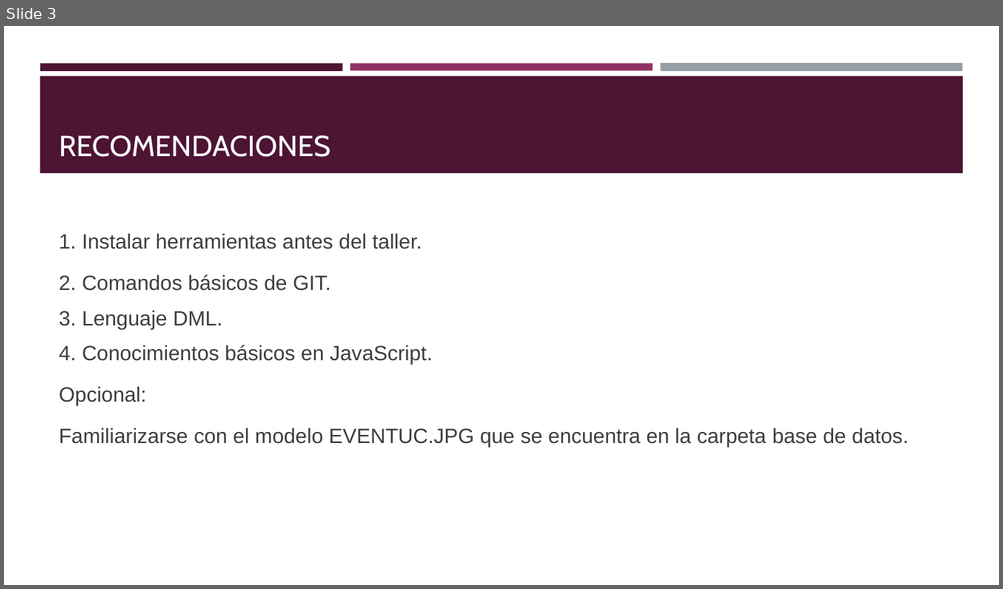
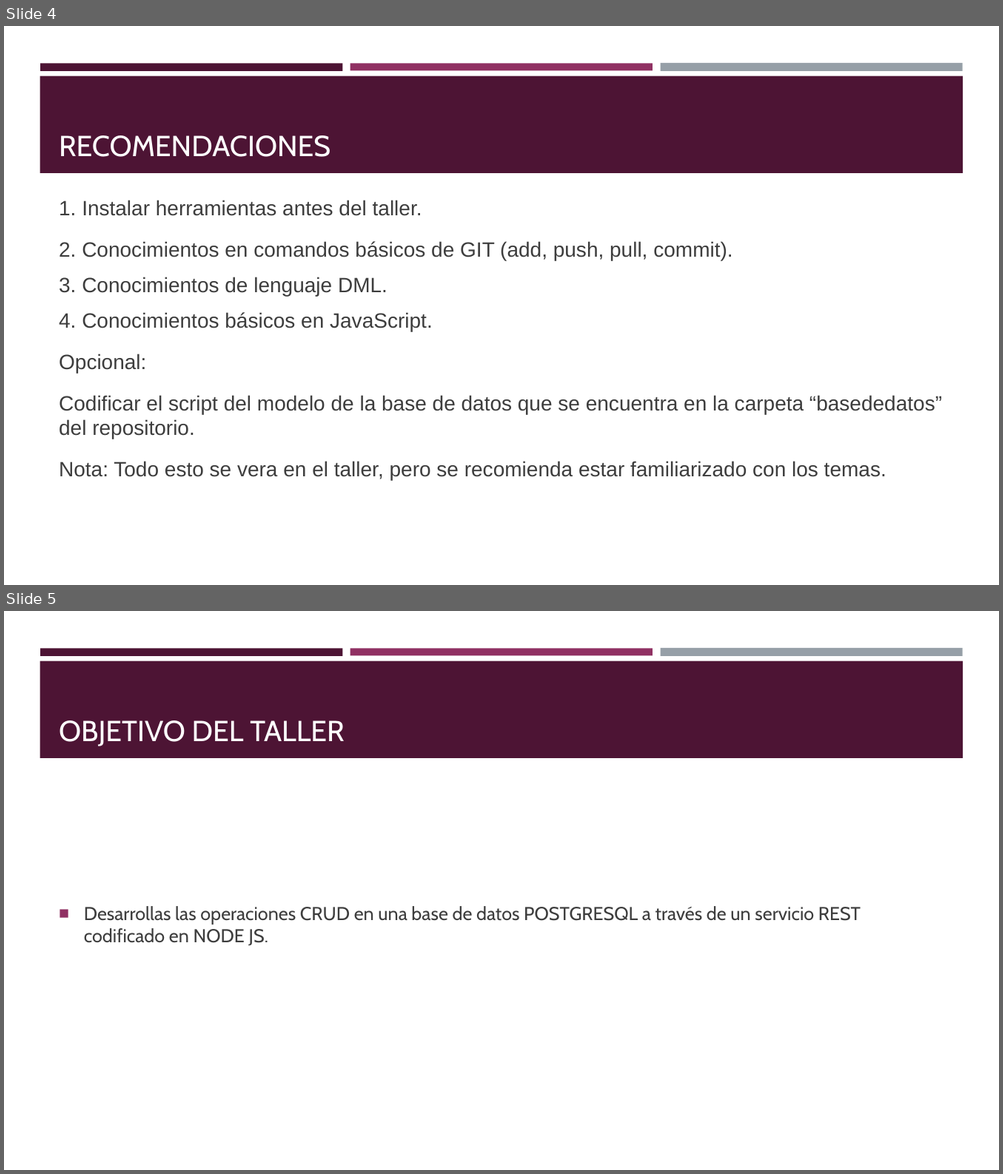
Before and after one commit to codemcm/talleritt, a slide deck: Presentacion/Taller.pptx. Shown one above the other, each under a label of ours: slide 3 before the commit, slides 4 and 5 after it. The pictures are 1003x589 and 1003x1174 pixels, drawn with LibreOffice and Linux fonts; fonts in the diff are those of the drawing. Boxes give left, top, right and bottom in pixels: in the first picture for what was removed or moved away, otherwise in the second. Text is boxed around its words. In the diff, an @@ line names an element or a change of style, - is before the commit and + after.

Commit message:
diapositivas para el taller

```diff
--- a/Presentacion/Taller.pptx
+++ b/Presentacion/Taller.pptx
@@ slide 5 added at box(4, 611, 999, 1170), background #FFFFFF; not listed: 4 template elements that a slide beside it also shows @@
@@ title added at box(59, 721, 344, 746), 28 pt, text #FFFFFF @@
+OBJETIVO DEL TALLER
@@ text added at box(84, 906, 860, 946), 18 pt, text #3D3D3D @@
+■ Desarrollas las operaciones CRUD en una base de datos POSTGRESQL a través de un servicio REST codificado en NODE JS.
@@ what was slide 3 is now slide 4 @@
@@ slide 4 changed as well @@
@@ text at box(59, 241, 732, 296): text changed @@
-  2. Comandos básicos de GIT.
-3. Lenguaje DML.
+  2. Conocimientos en comandos básicos de GIT (add, push, pull, commit).
+3. Conocimientos de lenguaje DML.
@@ text at box(59, 395, 942, 480): text changed @@
-  Familiarizarse con el modelo EVENTUC.JPG que se encuentra en la carpeta base de datos.
+  Codificar el script del modelo de la base de datos que se encuentra en la carpeta “basededatos” del repositorio.
+  Nota: Todo esto se vera en el taller, pero se recomienda estar familiarizado con los temas.
```
Also in this commit, not shown: 4 other slides changed.
